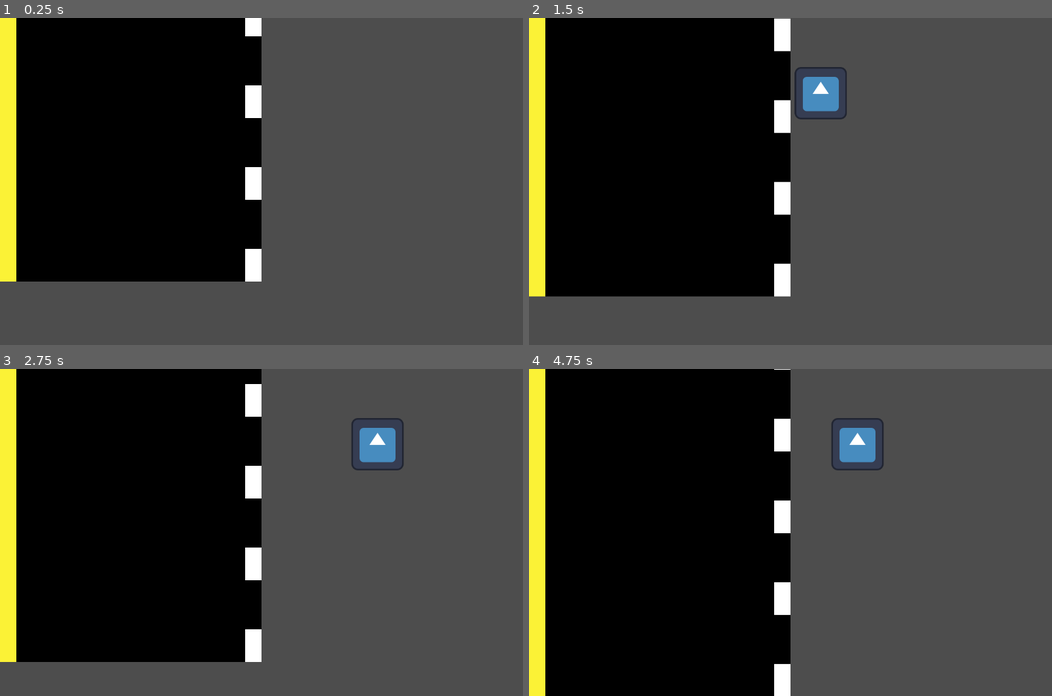
Above: before the commit, frames 1-4 (two rows, left to right).
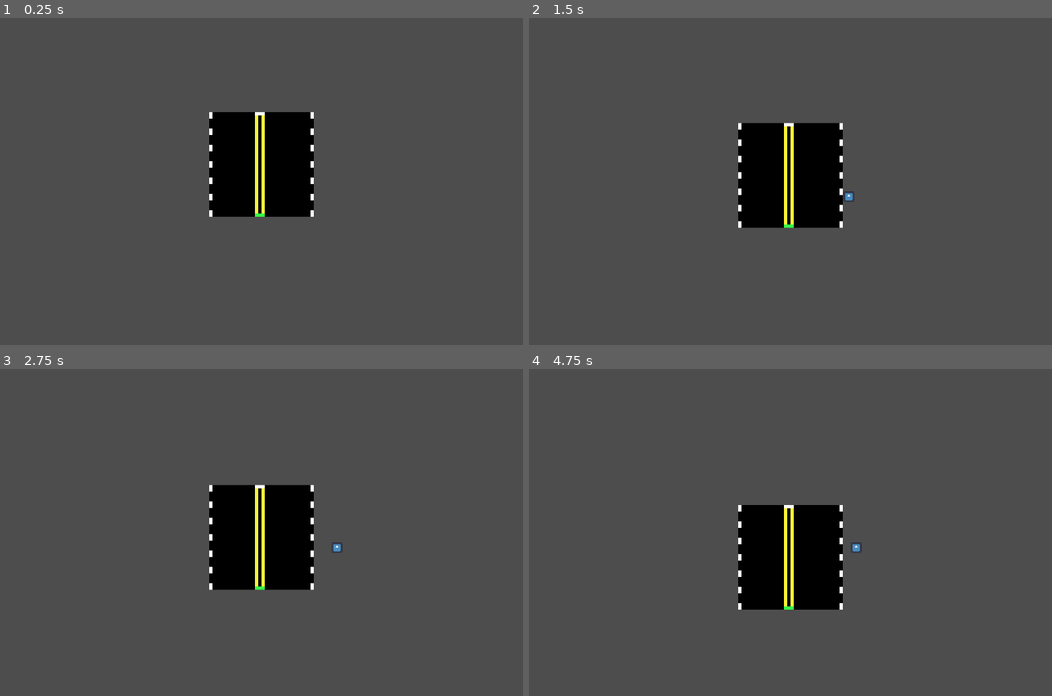
Above: after the commit, the same moments.

Repository: MathiasBenoni/urban-engine
Game: Godot game, scene res://scenes/main.tscn
Same seed, same stepped clock (60 frames per second), same inputs: the game is played once before the commit and once after it. The engine's default icon, where the game draws it, is replaced by a stand-in: a white triangle on a blue panel in a dark square.
Inputs:
- Up to frame 1 (0.25 s): no input
- Up to frame 2 (1.5 s): hold D (right) 0.53-1.28 s; hold Space (brake) from 1.28 s (still down)
- Up to frame 3 (2.75 s): release Space (brake) at 2.03 s; hold D (right) from 2.03 s (still down)
- Up to frame 4 (4.75 s): release D (right) at 3.53 s; hold A (left) from 3.53 s (still down)

The runs differ from the first frame. In frame 1, 41% of the frame differs, in the area x 0-60%, y 0-81%; in frame 2, 44%; in frame 3, 46%; in frame 4, 52%, in the area x 0-68%, y 0-100%.

Commit message:
Joining road clenly

Diff:
--- a/scenes/main.tscn
+++ b/scenes/main.tscn
@@ -12,3 +12,6 @@
 
 [node name="player" parent="." instance=ExtResource("3_jyhfs")]
 position = Vector2(489, 184)
+
+[node name="Camera2D" type="Camera2D" parent="."]
+zoom = Vector2(0.2, 0.2)
--- a/scripts/globals.gd
+++ b/scripts/globals.gd
@@ -1,3 +1,3 @@
 extends Node
 
-var main_speed = 20.0
+var main_speed = 100.0
--- a/scripts/main.gd
+++ b/scripts/main.gd
@@ -8,26 +8,29 @@
 var road_list = []
 
 
-func make_road(x, y):
+func make_road():
 	var road_scene = preload("res://scenes/road.tscn")
 	var road = road_scene.instantiate()
-	road.position = Vector2(x, y)
+	road.position.x = 0
+	road.position.y = -235
 	road_list.append(road)
+
 	add_child(road)
 
 func _ready() -> void:
-	make_road(0, 0)
+	make_road()
 
 
 
 func _process(delta: float) -> void:
-	if road_list[-1].position.y >= screen_size.y:
+
+	if road_list[-1].position.y >= screen_size.y + 235:
 		print("Spawn road")
-		make_road(road_list[-1].position.y + 10, 0)
+		make_road()
+		road_list.pop_front()
 
 
-
-	print(Globals.main_speed)
+	#print(Globals.main_speed)
 
 	if brake == true:
 		if Globals.main_speed >= 0:
--- a/scripts/road.gd
+++ b/scripts/road.gd
@@ -1,7 +1,10 @@
 extends Node2D
 
 var brake := false
+var random
 
+func _ready() -> void:
+	pass
 
 func _process(delta: float) -> void:
 	position.y += Globals.main_speed * delta
Binary file changed: assets/road-temp.png
Not shown: 1 places in scenes/road.tscn that only renumber resources
